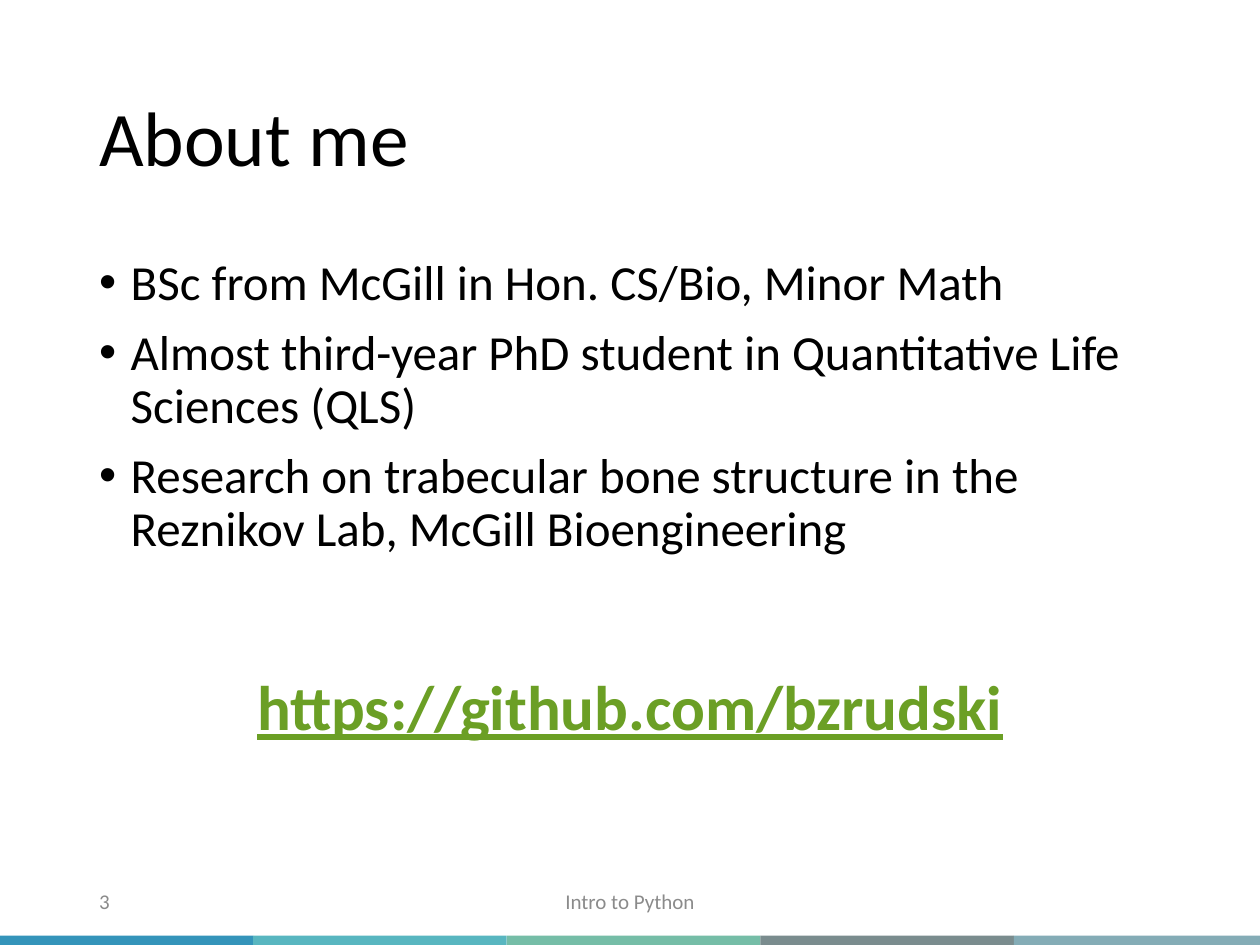
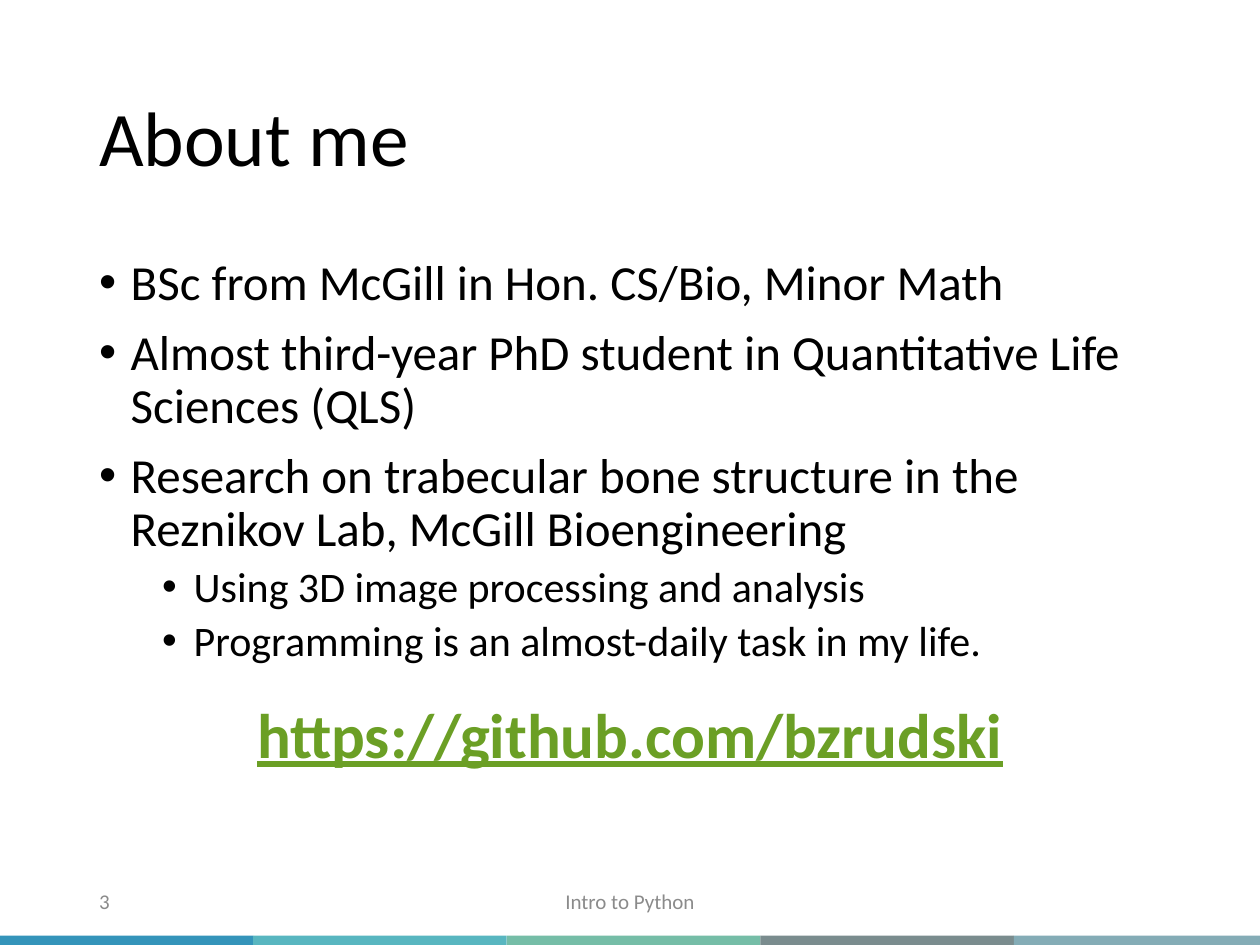
Before and after one commit to bzrudski/micm_intro_to_python_summer_2023, a slide deck: slide 3 of slides/Intro_to_Python_MiCM_slides_2023.pptx. Drawn at 1260x945 pixels with LibreOffice and Linux fonts; fonts in the diff are those of the drawing; background and template pictures are left out. Boxes give left, top, right and bottom in pixels: in the first picture for what was removed or moved away, otherwise in the second. Text is boxed around its words. In the diff, an @@ line names an element or a change of style, - is before the commit and + after.

Commit message:
Update the slides.

```diff
--- a/slides/Intro_to_Python_MiCM_slides_2023.pptx
+++ b/slides/Intro_to_Python_MiCM_slides_2023.pptx
@@ text at (194, 572, 980, 664): paragraphs added @@
+  • Using 3D image processing and analysis
+  • Programming is an almost-daily task in my life.
@@ text "https://github.com/bzrudski": place and size @@
-text "https://github.com/bzrudski" at (257, 685, 1002, 741)
+text "https://github.com/bzrudski" at (257, 713, 1002, 769)
```
Also in this commit, not shown: 2 other slides changed, 2 slides removed, 1 other file.
